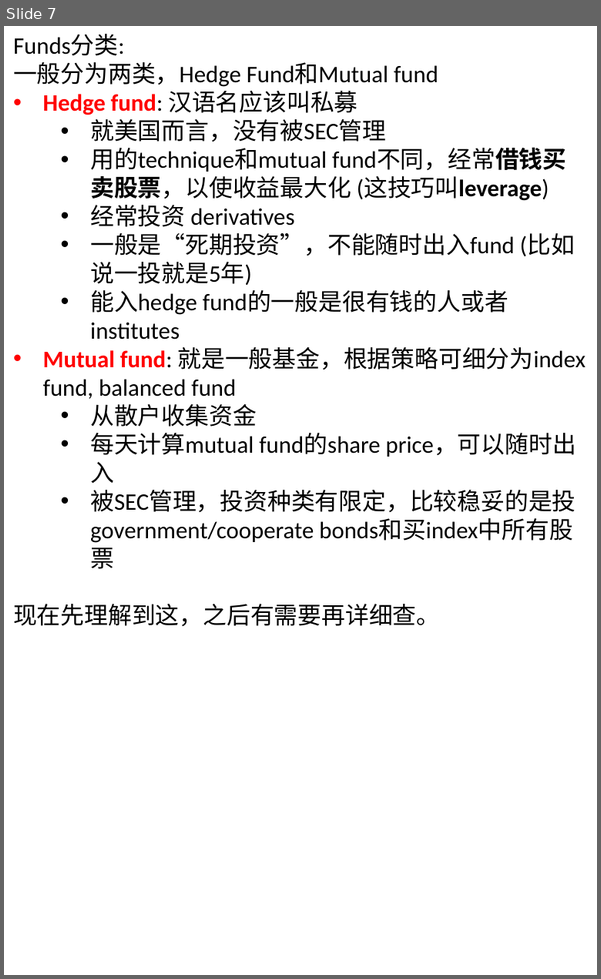
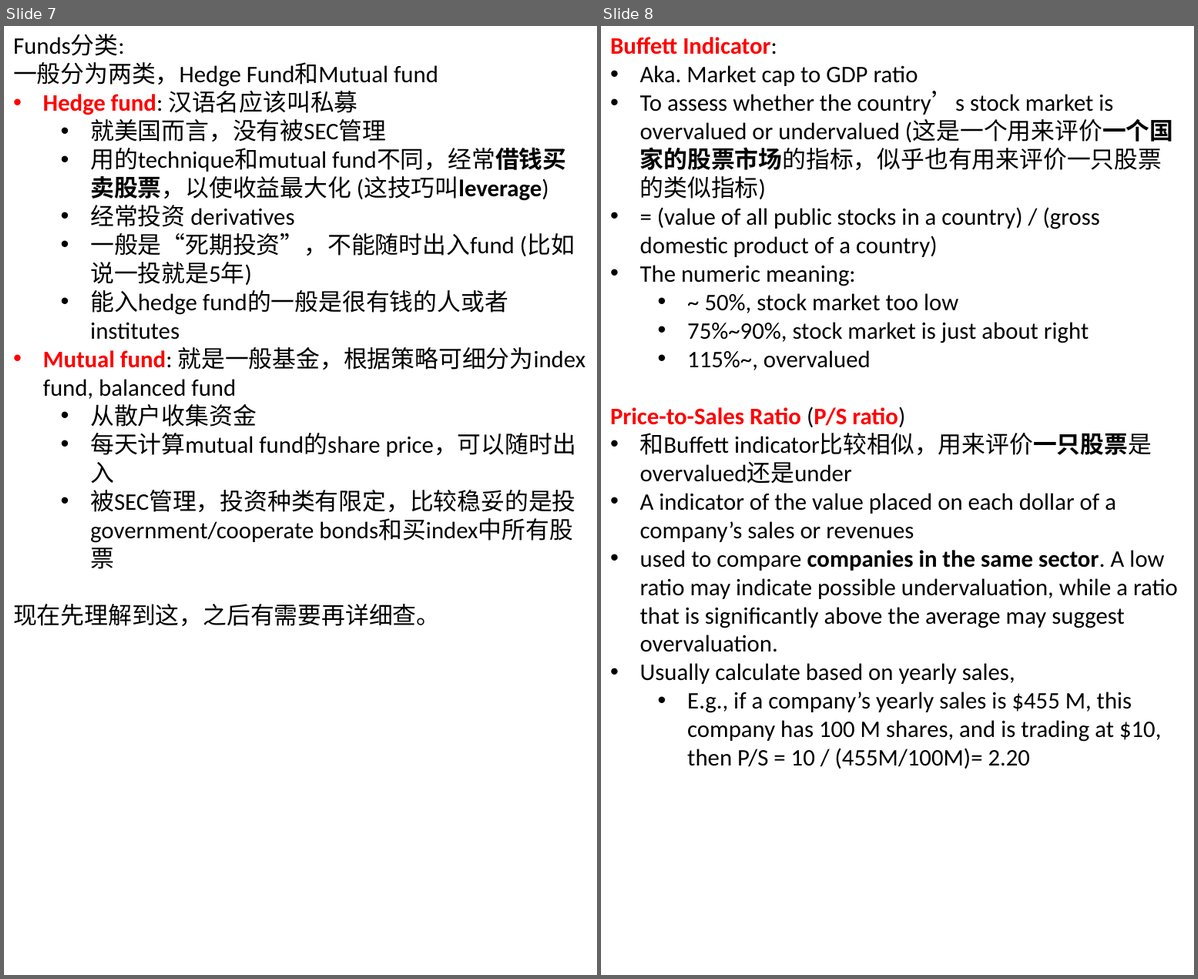
Before and after one commit to legend507/CommonSense, a slide deck: [BeAInvestor].pptx. Shown side by side, each under a label of ours: slide 7 before the commit, slides 7 and 8 after it. The pictures are 601x979 and 1198x979 pixels, drawn with LibreOffice and Linux fonts; fonts in the diff are those of the drawing. Boxes give left, top, right and bottom in pixels: in the first picture for what was removed or moved away, otherwise in the second. Text is boxed around its words. In the diff, an @@ line names an element or a change of style, - is before the commit and + after.

Commit message:
added Buffett Indicator & P/S ratio knowledge

```diff
--- a/[BeAInvestor].pptx
+++ b/[BeAInvestor].pptx
@@ slide 8 added at [601,26,1194,975], background #FFFFFF @@
@@ text added at [610,37,1178,768], 18 pt, text #000000 @@
+Buffett Indicator:
+• Aka. Market cap to GDP ratio
+• To assess whether the country’s stock market is overvalued or undervalued (这是一个用来评价一个国家的股票市场的指标，似乎也有用来评价一只股票的类似指标)
+• = (value of all public stocks in a country) / (gross domestic product of a country)
+• The numeric meaning:
+  • ~ 50%, stock market too low
+  • 75%~90%, stock market is just about right
+  • 115%~, overvalued
+Price-to-Sales Ratio (P/S ratio)
+• 和Buffett indicator比较相似，用来评价一只股票是overvalued还是under
+• A indicator of the value placed on each dollar of a company’s sales or revenues
+• used to compare companies in the same sector. A low ratio may indicate possible undervaluation, while a ratio that is significantly above the average may suggest overvaluation.
+• Usually calculate based on yearly sales,
+  • E.g., if a company’s yearly sales is $455 M, this company has 100 M shares, and is trading at $10, then P/S = 10 / (455M/100M)= 2.20
```
